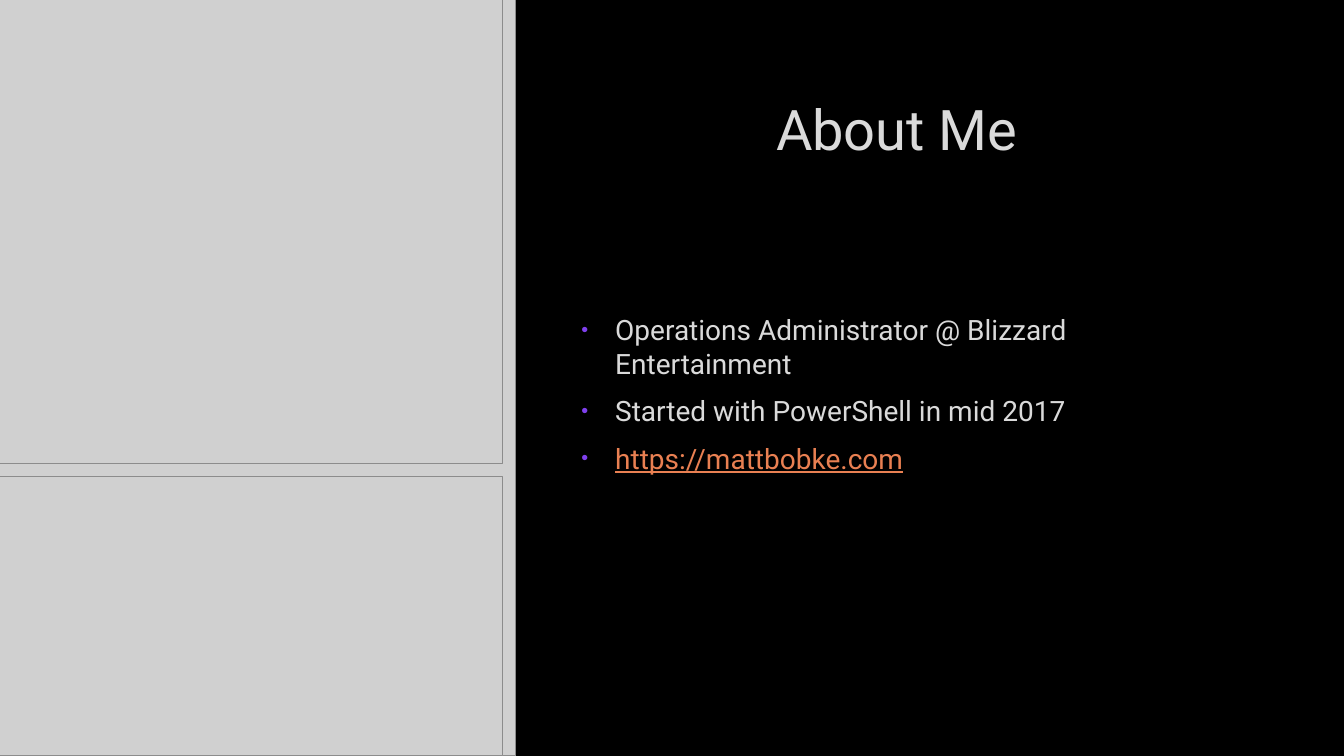
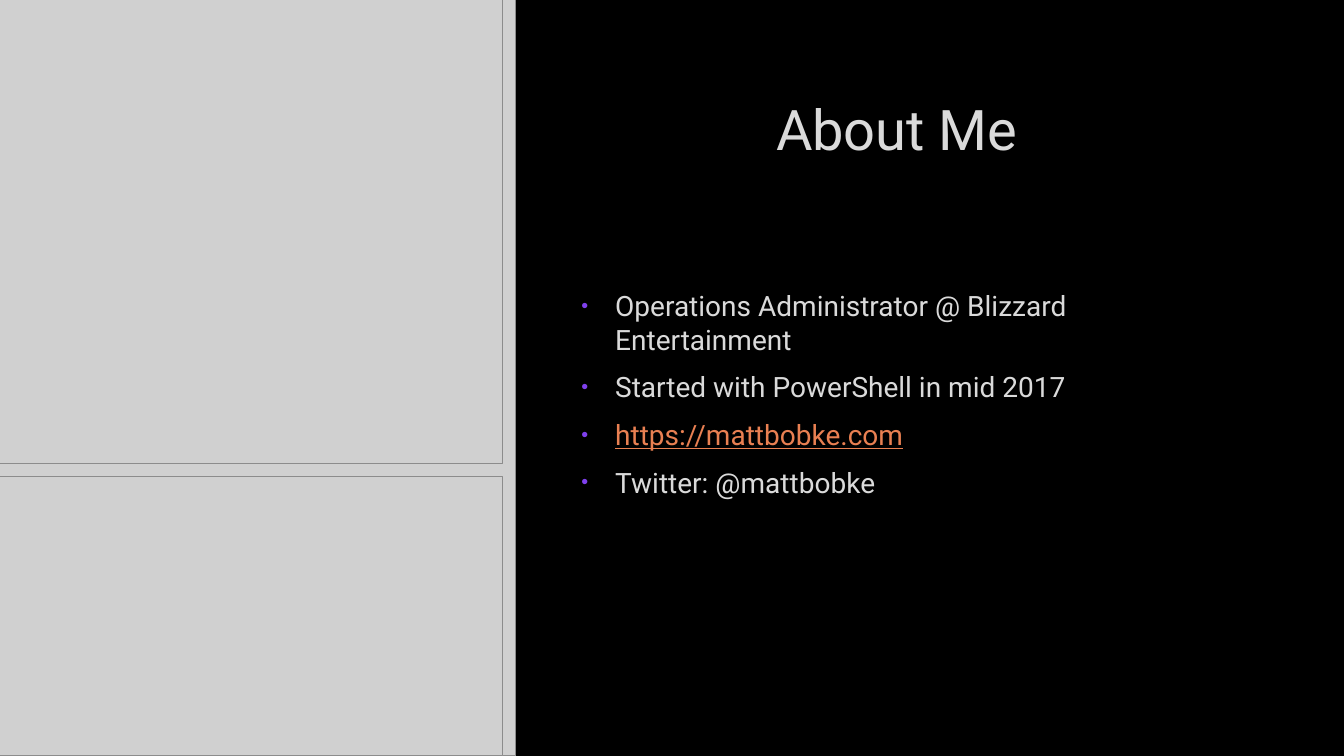
Before and after one commit to mcbobke/AWSPowerShellDemo, a slide deck: slide 2 of AWSPowerShellDemo.pptx. Drawn at 1344x756 pixels with LibreOffice and Linux fonts; fonts in the diff are those of the drawing; grey boxes stand for pictures; background and template pictures are left out. Boxes give left, top, right and bottom in pixels: in the first picture for what was removed or moved away, otherwise in the second. Text is boxed around its words. In the diff, an @@ line names an element or a change of style, - is before the commit and + after.

```diff
--- a/AWSPowerShellDemo.pptx
+++ b/AWSPowerShellDemo.pptx
@@ text at (615,472,875,499): paragraph added @@
+• Twitter: @mattbobke
```
Also in this commit, not shown: 1 other slide changed.
